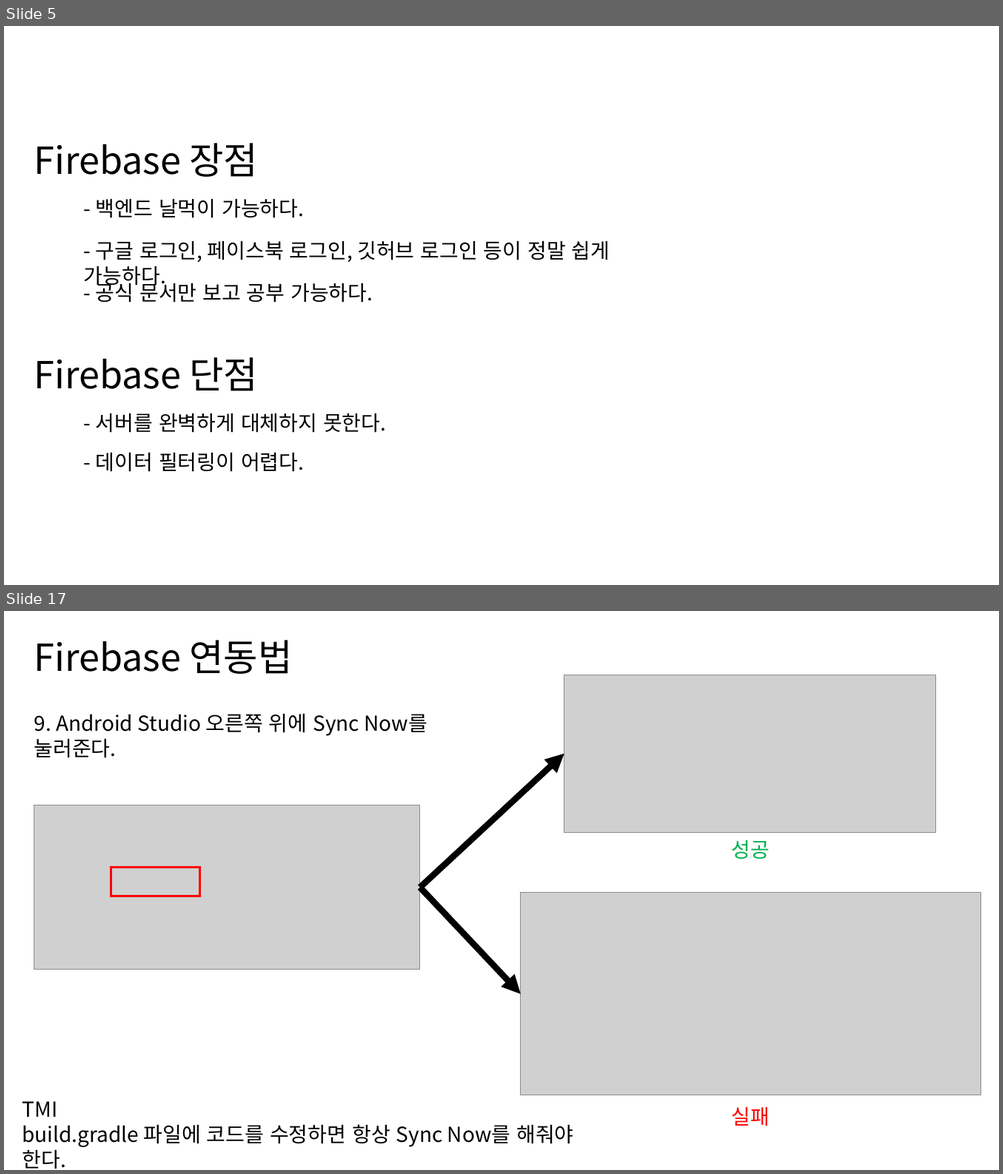
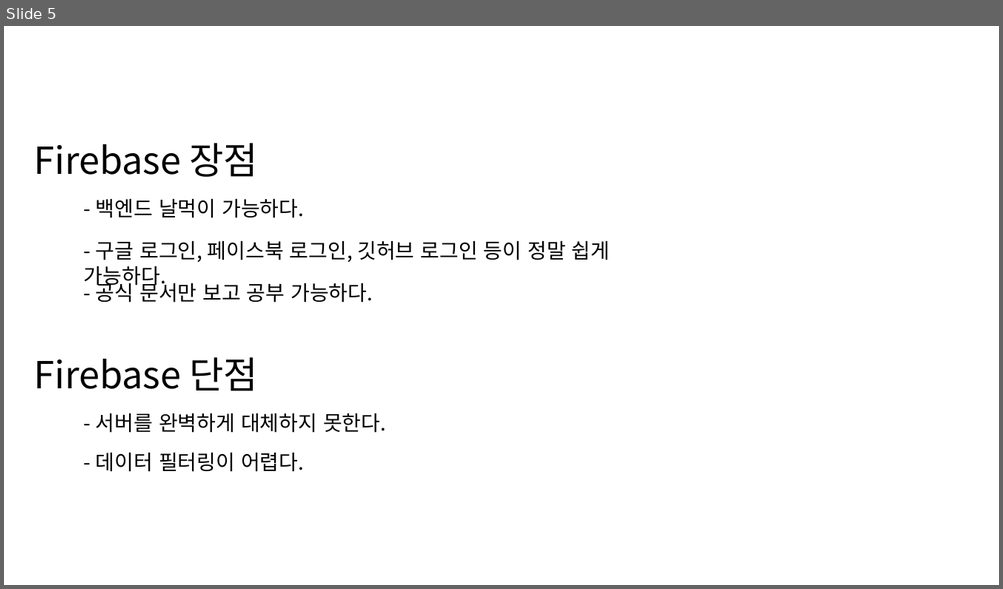
Before and after one commit to ckstmznf/2022-EDCAN-Class, a slide deck: PPT/2. Firebase/Firebase.pptx. Shown one above the other, each under a label of ours: slides 5 and 17 before the commit, slide 5 after it; the slides between them are not shown. The pictures are 1003x1174 and 1003x589 pixels, drawn with LibreOffice and Linux fonts; fonts in the diff are those of the drawing; grey boxes stand for pictures. Boxes give left, top, right and bottom in pixels: in the first picture for what was removed or moved away, otherwise in the second. Text is boxed around its words. In the diff, an @@ line names an element or a change of style, - is before the commit and + after.

```diff
--- a/PPT/2. Firebase/Firebase.pptx
+++ b/PPT/2. Firebase/Firebase.pptx
@@ slide 17 removed at [4,611,999,1170], background #FFFFFF @@
@@ text removed at [34,640,293,674] @@
-Firebase 연동법
@@ picture removed at [564,675,936,833] @@
@@ text removed at [34,713,427,758] @@
-9. Android Studio 오른쪽 위에 Sync Now를 눌러준다.
@@ arrow removed from (420, 888) to (564, 754) @@
@@ picture removed at [34,805,421,970] @@
@@ text removed at [731,840,770,859] @@
-성공
@@ rectangle removed at [111,868,199,897] @@
@@ arrow removed from (420, 888) to (521, 994) @@
@@ picture removed at [521,893,981,1096] @@
@@ text removed at [22,1102,573,1147] @@
-TMI
-build.gradle 파일에 코드를 수정하면 항상 Sync Now를 해줘야 한다.
@@ text removed at [731,1107,770,1127] @@
-실패
```
Also in this commit, not shown: 5 slides changed, 12 slides added, 7 other slides removed, 52 other files.
